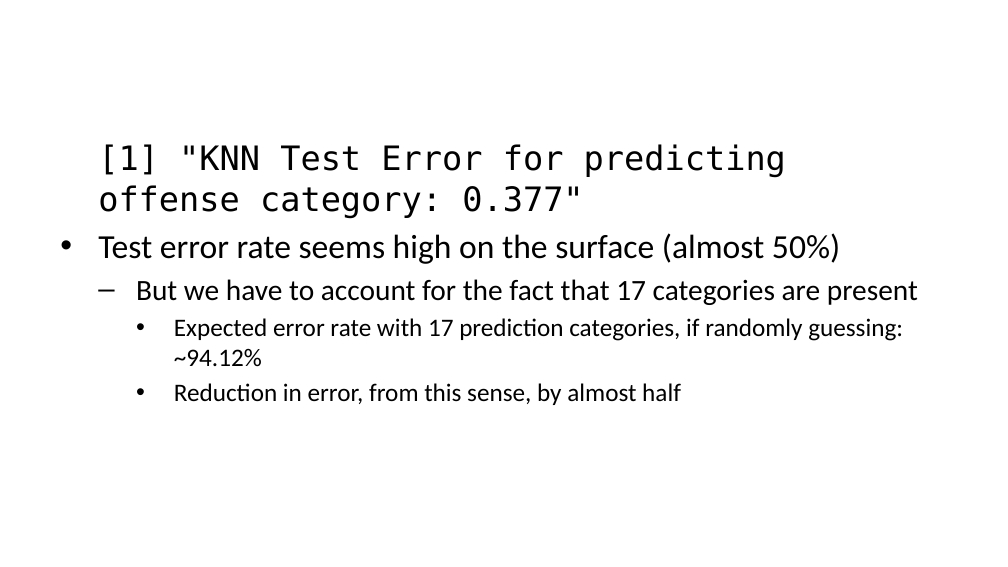
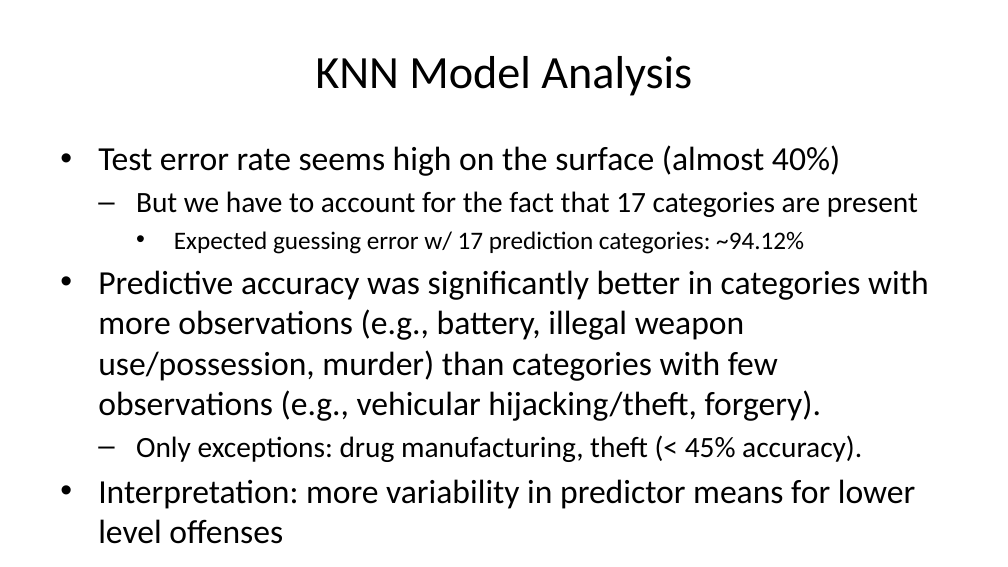
Before and after one commit to dsci445-csu/project-5, a slide deck: slide 8 of Presentation/AaronSlides.pptx (slide 6 before the commit). Drawn at 1008x567 pixels with LibreOffice and Linux fonts; fonts in the diff are those of the drawing. Boxes give left, top, right and bottom in pixels: in the first picture for what was removed or moved away, otherwise in the second. Text is boxed around its words. In the diff, an @@ line names an element or a change of style, - is before the commit and + after.

Commit message:
Final slide edits

```diff
--- a/Presentation/AaronSlides.pptx
+++ b/Presentation/AaronSlides.pptx
@@ title added at <box>315,56,692,96</box>, 33 pt, text #000000 @@
+KNN Model Analysis
@@ text at <box>98,145,840,176</box>: text changed; font DejaVu Sans Mono to Calibri @@
-[1] "KNN Test Error for predicting offense category: 0.377"
-• Test error rate seems high on the surface (almost 50%)
+• Test error rate seems high on the surface (almost 40%)
@@ text at <box>98,231,929,509</box>: text changed; size 18 to 24 pt @@
-    • Expected error rate with 17 prediction categories, if randomly guessing: ~94.12%
-    • Reduction in error, from this sense, by almost half
+    • Expected guessing error w/ 17 prediction categories: ~94.12%
+• Predictive accuracy was significantly better in categories with more observations (e.g., battery, illegal weapon use/possession, murder) than categories with few observations (e.g., vehicular hijacking/theft, forgery).
+  – Only exceptions: drug manufacturing, theft (< 45% accuracy).
+• Interpretation: more variability in predictor means for lower level offenses
```
Also in this commit, not shown: 1 other slide changed, 3 slides added, 1 slide removed, 1 other file.
